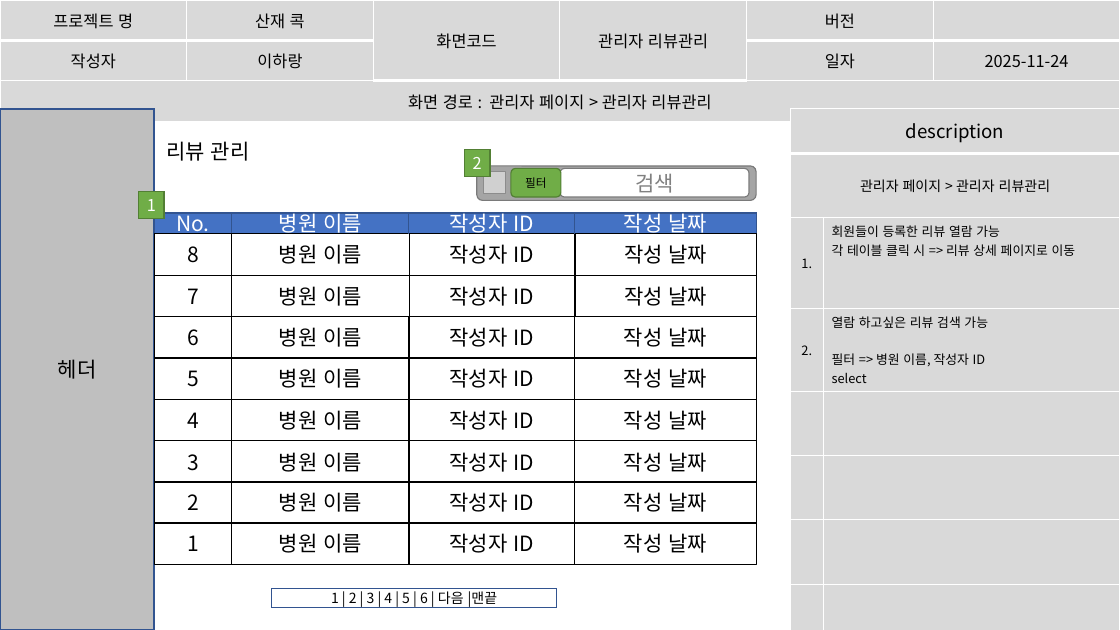
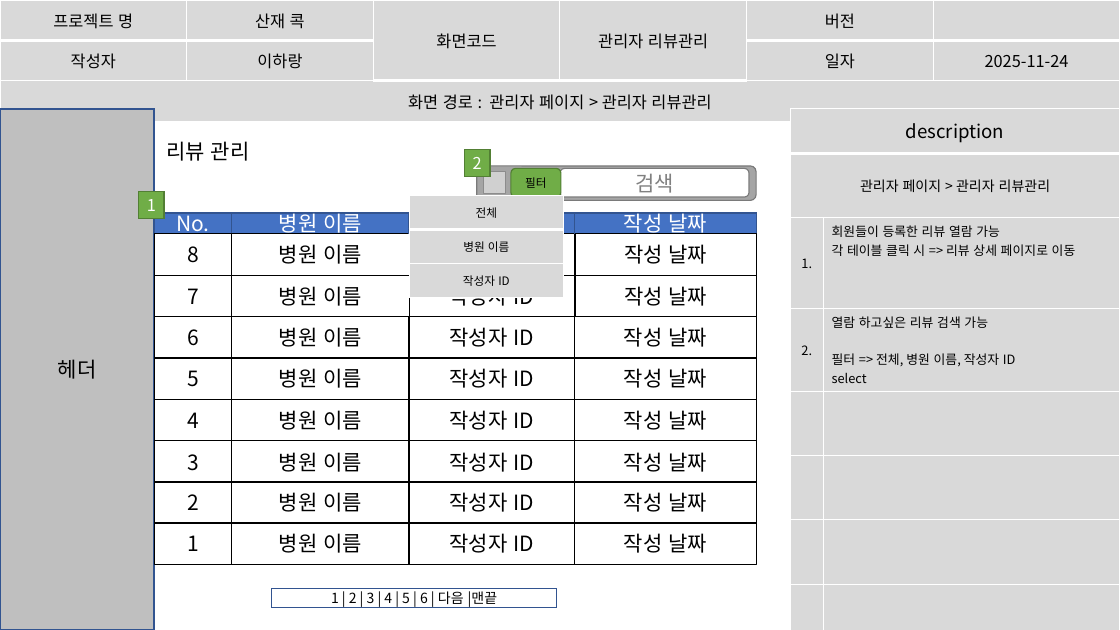
Before and after one commit to imyongchan/source, a slide deck: slide 57 of 최종 기획/스토리보드1201.pptx. Drawn at 1120x630 pixels with LibreOffice and Linux fonts; fonts in the diff are those of the drawing; grey boxes stand for pictures. Boxes give left, top, right and bottom in pixels: in the first picture for what was removed or moved away, otherwise in the second. Text is boxed around its words. In the diff, an @@ line names an element or a change of style, - is before the commit and + after.

```diff
--- a/최종 기획/스토리보드1201.pptx
+++ b/최종 기획/스토리보드1201.pptx
@@ table at (x1=791, y1=108, x2=1120, y2=630) @@
-row 4, column 2: 열람 하고싶은 리뷰 검색 가능 / 필터 => 병원 이름, 작성자 ID / select
+row 4, column 2: 열람 하고싶은 리뷰 검색 가능 / 필터 => 전체, 병원 이름, 작성자 ID / select
@@ table added at (x1=409, y1=196, x2=564, y2=310), 3 rows, 1 columns @@
+전체
+병원 이름
+작성자 ID
```
Also in this commit, not shown: 13 other slides changed, 1 slide added, 1 slide removed.
